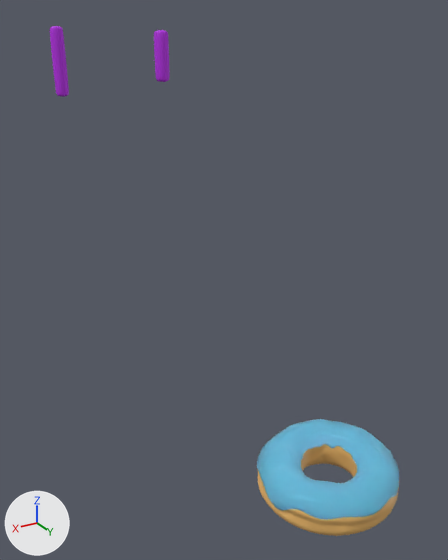
A saved change to the Blender file the.blend.
Rendered twice from a 50 mm camera at (0.0353, 0.0378, 0.0453) aimed at (0.0, -0.021, 0.0158). The lights are fixed; the arrows at lower left show +X, +Y and +Z.

The older version as bpy lines, for what is in view:
```python
ob_sphere_001 = bpy.data.objects.new('Sphere.001', me_sphere_001)
ob_sphere_001.location = (0.0071, -0.0549, 0.038)
ob_sprinkle = bpy.data.objects.new('sprinkle', me_sphere)
ob_sprinkle.location = (-0.0019, -0.0398, 0.0376)
ob_torus = bpy.data.objects.new('Torus', me_torus)
ob_torus.location = (0.0003, -0.0001, 0.0021)
ob_torus_001 = bpy.data.objects.new('Torus.001', me_torus_001)
ob_torus_001.parent = ob_torus
ob_torus_001.location = (0.0, 0.0, 0.0)
```
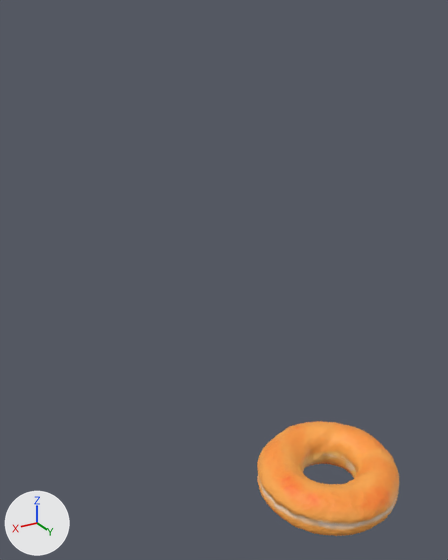
Location of each change, (x1, y1, x2, y2) in pixels of the pictures (448 x 560 px):
'Torus', surface changed
    both: (257, 421, 399, 536)
'Torus.001', hidden
    before: (256, 419, 399, 519)
'Sphere.001', hidden
    before: (50, 26, 69, 97)
'sprinkle', hidden
    before: (154, 30, 170, 82)

Patch to the scene script:
```diff
--- a/the.blend.py
+++ b/the.blend.py
@@ img_doh_texture @@
+img_doh_texture = load_image('doh texture', 'doh texture.png', 2048, 1024, 'sRGB')
@@ mat_material_002 @@
 mat_material_002 = bpy.data.materials.new('Material.002')
-# nodes: BsdfPrincipled, OutputMaterial
-# colours: orange #e7b569
+# nodes: BsdfPrincipled, Displacement, OutputMaterial, TexCoord, TexImage, TexNoise
+# uses the picture img_doh_texture
@@ me_sphere @@
 me_sphere.from_pydata(...)  # 74 vertices, 84 faces; spans x -0.001..0.001, y -0.001..0.001, z -0.00071..0.00568
 # used by ob_sprinkle; location = (-0.0019, -0.0398, 0.0376)
+# me_sphere part 1: all faces are now shaded smooth (84 of 84 changed)
 me_sphere.materials.append(mat_material_003)
@@ me_sphere_001 @@
 me_sphere_001.from_pydata(...)  # 86 vertices, 96 faces; spans x -0.001..0.001, y -0.001..0.001, z -0.00388..0.00568
 # used by ob_sphere_001; location = (0.0071, -0.0549, 0.038)
+# me_sphere_001 part 2: all faces are now shaded smooth (96 of 96 changed)
 me_sphere_001.materials.append(mat_material_004)
@@ ob_torus_001 @@
 _m = ob_torus_001.modifiers.new('Subdivision', 'SUBSURF')
+ob_torus_001.hide_set(True)
@@ ob_sprinkle @@
 _m = ob_sprinkle.modifiers.new('Subdivision', 'SUBSURF')
+ob_sprinkle.hide_set(True)
@@ ob_sphere_001 @@
 _m = ob_sphere_001.modifiers.new('Subdivision', 'SUBSURF')
+ob_sphere_001.hide_set(True)
```
